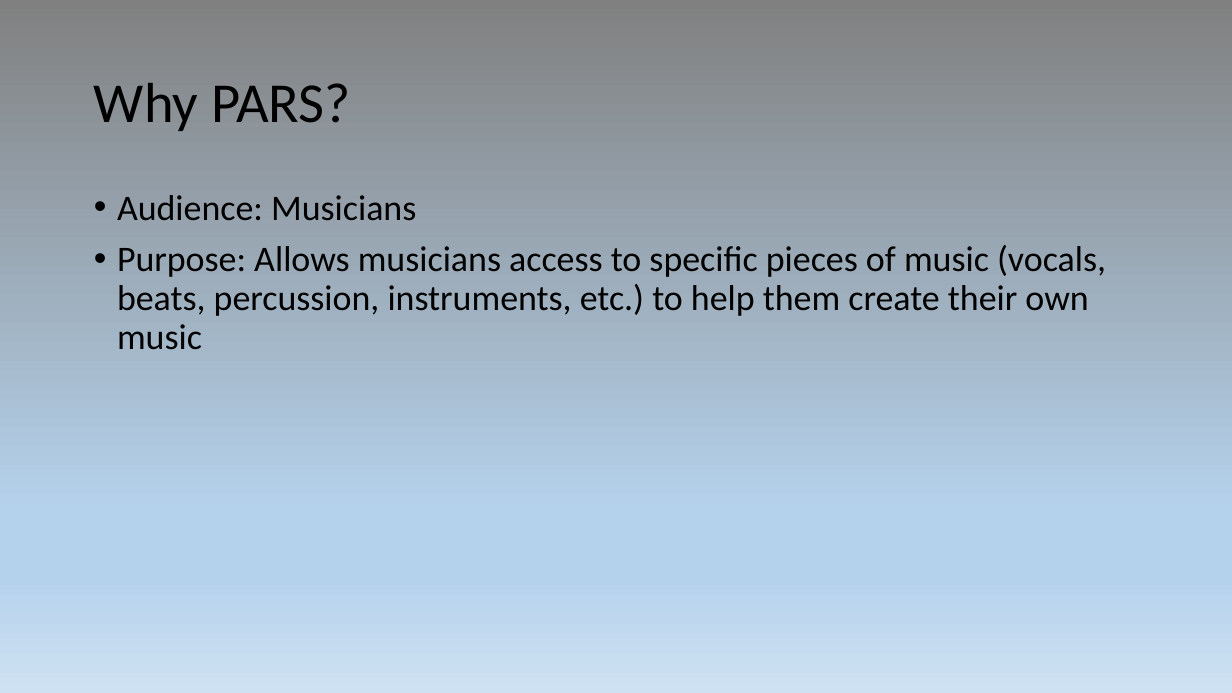
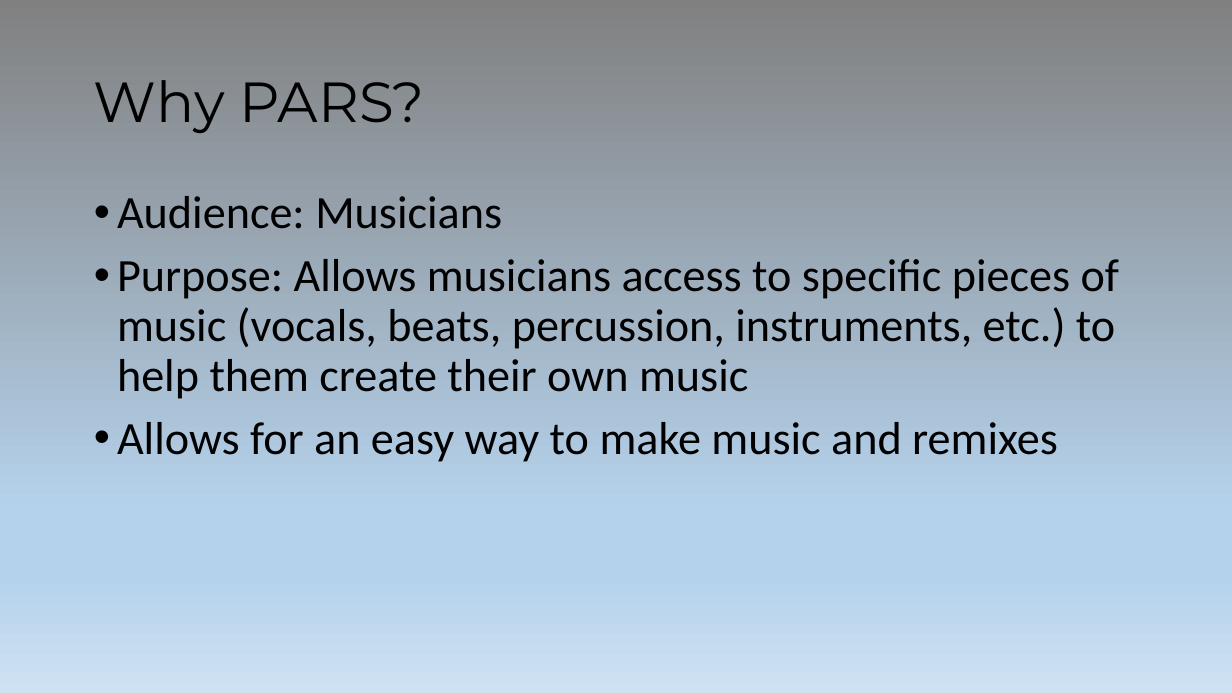
Before and after one commit to ehower/PARS, a slide deck: slide 2 of PARS.pptx. Drawn at 1232x693 pixels with LibreOffice and Linux fonts; fonts in the diff are those of the drawing. Boxes give left, top, right and bottom in pixels: in the first picture for what was removed or moved away, otherwise in the second. Text is boxed around its words. In the diff, an @@ line names an element or a change of style, - is before the commit and + after.

```diff
--- a/PARS.pptx
+++ b/PARS.pptx
@@ title "Why PARS?" at [94,80,425,133]: font Calibri to Montserrat @@
@@ text at [117,196,1119,399]: size 28 to 36 pt in "Audience: Musicians", "Purpose: Allows musicians access to specific pieces ..." @@
@@ text at [117,422,1058,462]: paragraph added @@
+• Allows for an easy way to make music and remixes
```
Also in this commit, not shown: 3 other slides changed.
